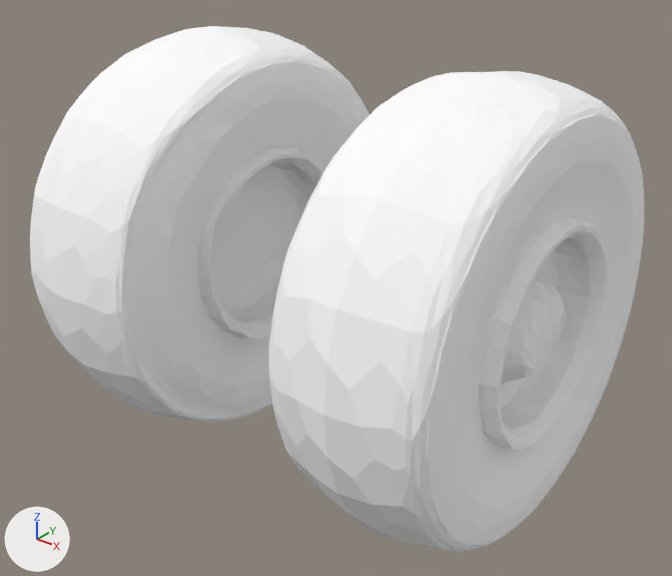
Before and after pictures for a commit that changed the OBJ model data/models/erj195_tire_r.obj.
Camera for both pictures: a 50 mm lens placed at (3.626, -2.004, -1.22), pointed at (2.534, -0.64, -2.066). Every picture has the same lights, and +X, +Y and +Z are marked at lower left. The older version comes first. Where no turn or scale is listed for an object, it has been applied to the vertices.

Objects in the first picture: 'erj195_tire_r'.
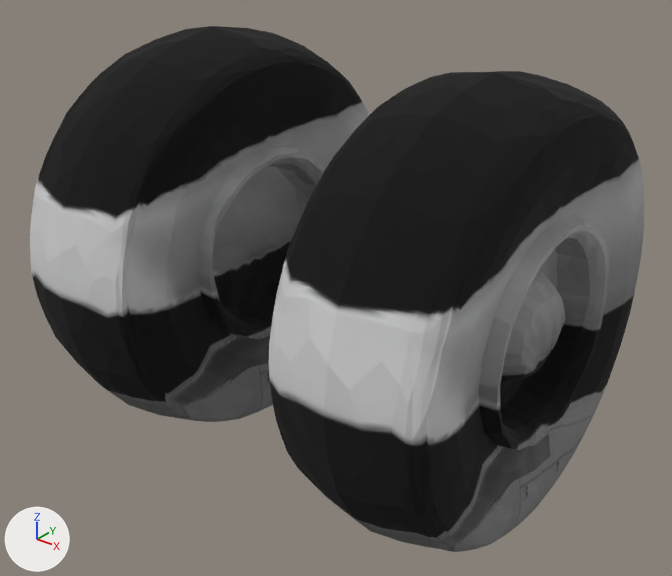
The change, as a diff of the scene's bpy script:
```diff
--- a/data/models/erj195_tire_r.obj.py
+++ b/data/models/erj195_tire_r.obj.py
@@ img_erj_wing_png @@
+img_erj_wing_png = load_image('ERJ-wing.png', 'ERJ-wing.png', 1024, 1024, 'sRGB')
@@ mat_mat1_erj_wing @@
+mat_mat1_erj_wing = principled_material('mat1_ERJ-wing')
+mat_mat1_erj_wing.texture = img_erj_wing_png
+mat_mat1_erj_wing.roughness = 1.0
@@ me_erj195_tire_r @@
 me_erj195_tire_r.from_pydata(...)  # 3712 vertices, 7320 faces; spans x 2.025..3.025, y -1.072..-0.172, z -2.474..-1.574
-me_erj195_tire_r.materials.append(mat_mat1)  # white #ffffff
+me_erj195_tire_r.materials.append(mat_mat1_erj_wing)  # picture img_erj_wing_png
```

Location of each change, (x1, y1, x2, y2) in pixels of the pictures (672 x 576 px):
'erj195_tire_r', recoloured (white to grey): (30, 26, 644, 552) in both
